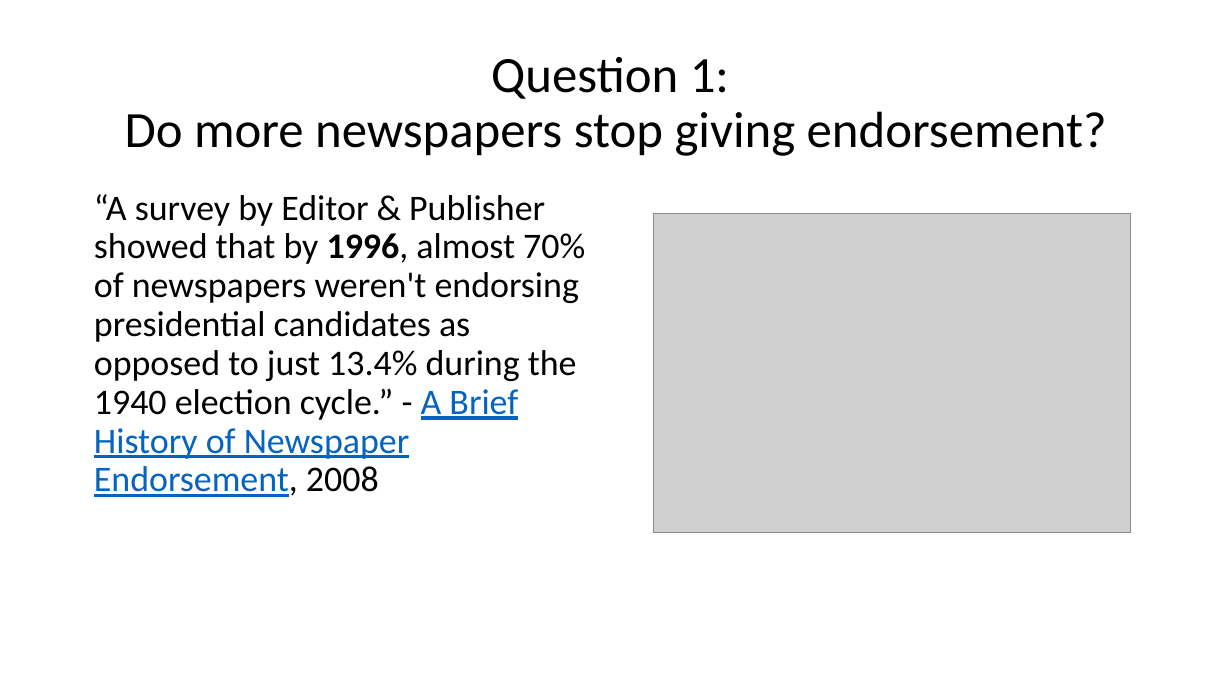
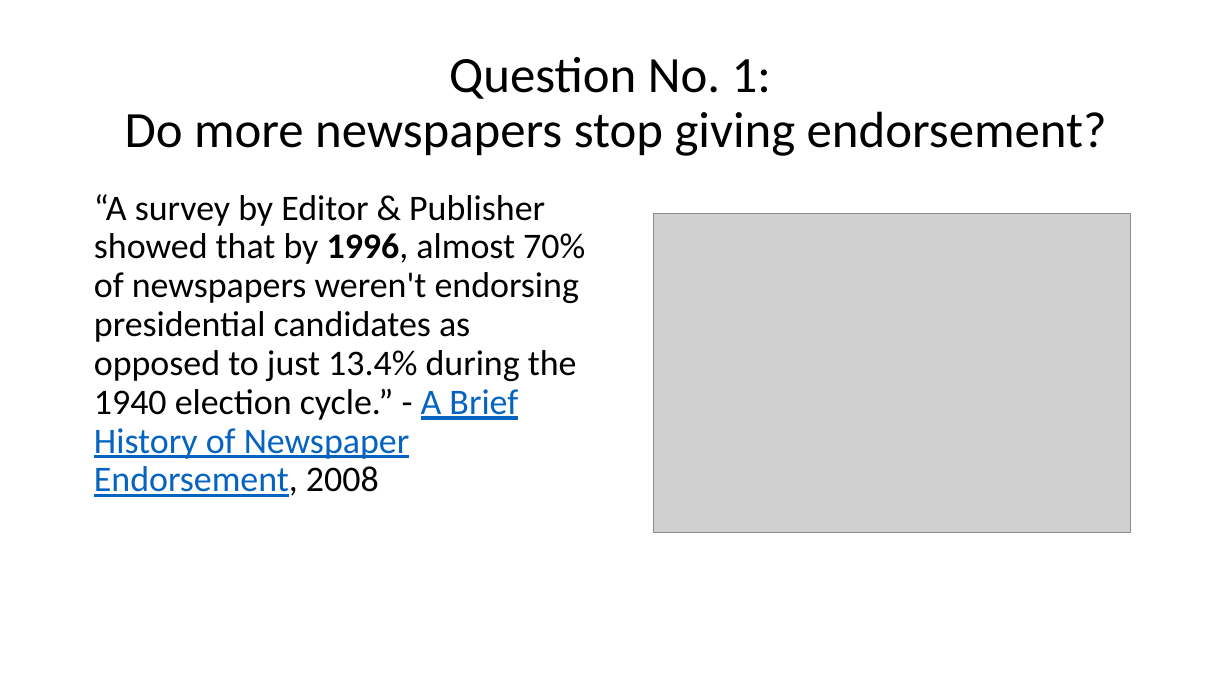
Before and after one commit to zhou8p/Capstone-Project, a slide deck: slide 3 of NewspapersEndorsement.pptx. Drawn at 1232x693 pixels with LibreOffice and Linux fonts; fonts in the diff are those of the drawing; grey boxes stand for pictures. Boxes give left, top, right and bottom in pixels: in the first picture for what was removed or moved away, otherwise in the second. Text is boxed around its words. In the diff, an @@ line names an element or a change of style, - is before the commit and + after.

```diff
--- a/NewspapersEndorsement.pptx
+++ b/NewspapersEndorsement.pptx
@@ title at (125, 57, 1107, 156): text changed @@
-Question 1:
-Do more newspapers stop giving endorsement?
+Question No. 1:
+Do more newspapers stop giving endorsement?
```
Also in this commit, not shown: 5 other slides changed.
